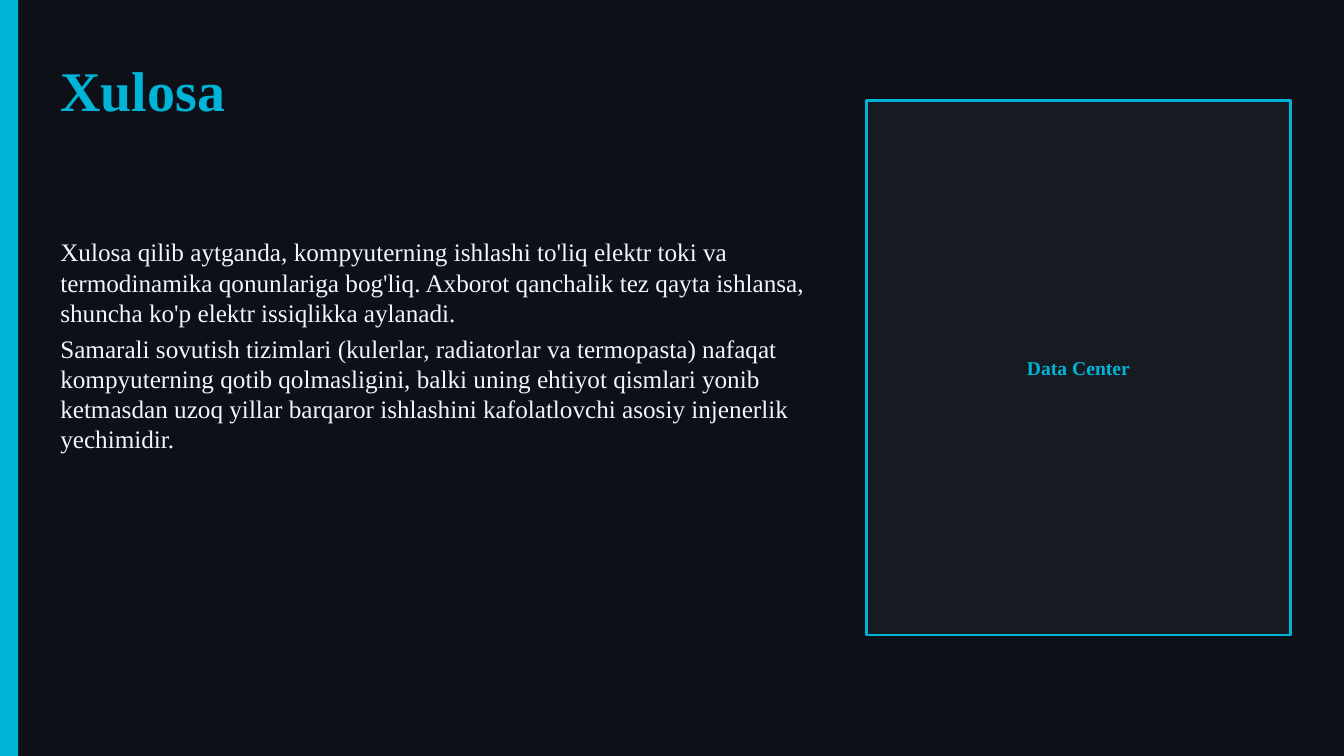
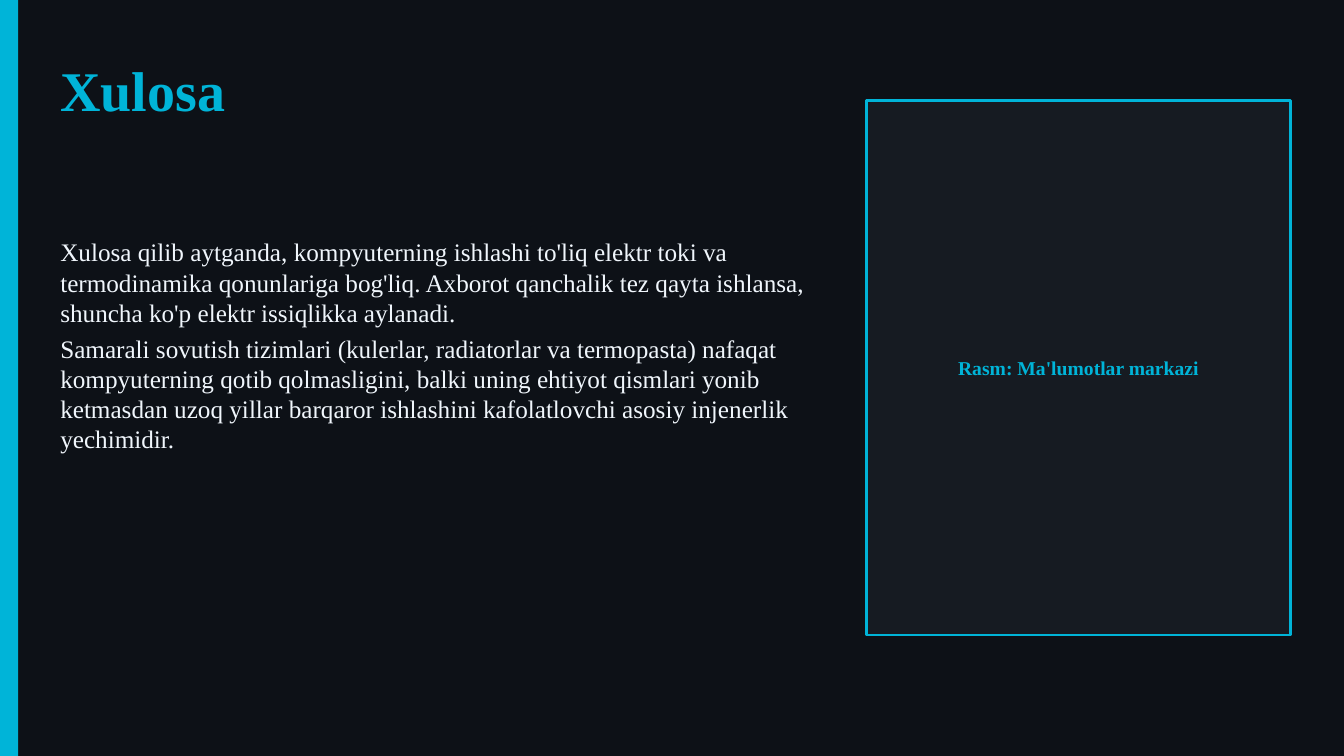
Before and after one commit to dasturland/kerak_taqdimot, a slide deck: slide 9 of taqdimot.pptx. Drawn at 1344x756 pixels with LibreOffice and Linux fonts; fonts in the diff are those of the drawing. Boxes give left, top, right and bottom in pixels: in the first picture for what was removed or moved away, otherwise in the second. Text is boxed around its words. In the diff, an @@ line names an element or a change of style, - is before the commit and + after.

```diff
--- a/taqdimot.pptx
+++ b/taqdimot.pptx
@@ text in rectangle at [958, 361, 1199, 375]: text changed @@
-Data Center
+Rasm: Ma'lumotlar markazi
```
Also in this commit, not shown: 9 other slides changed, 3 other files.
